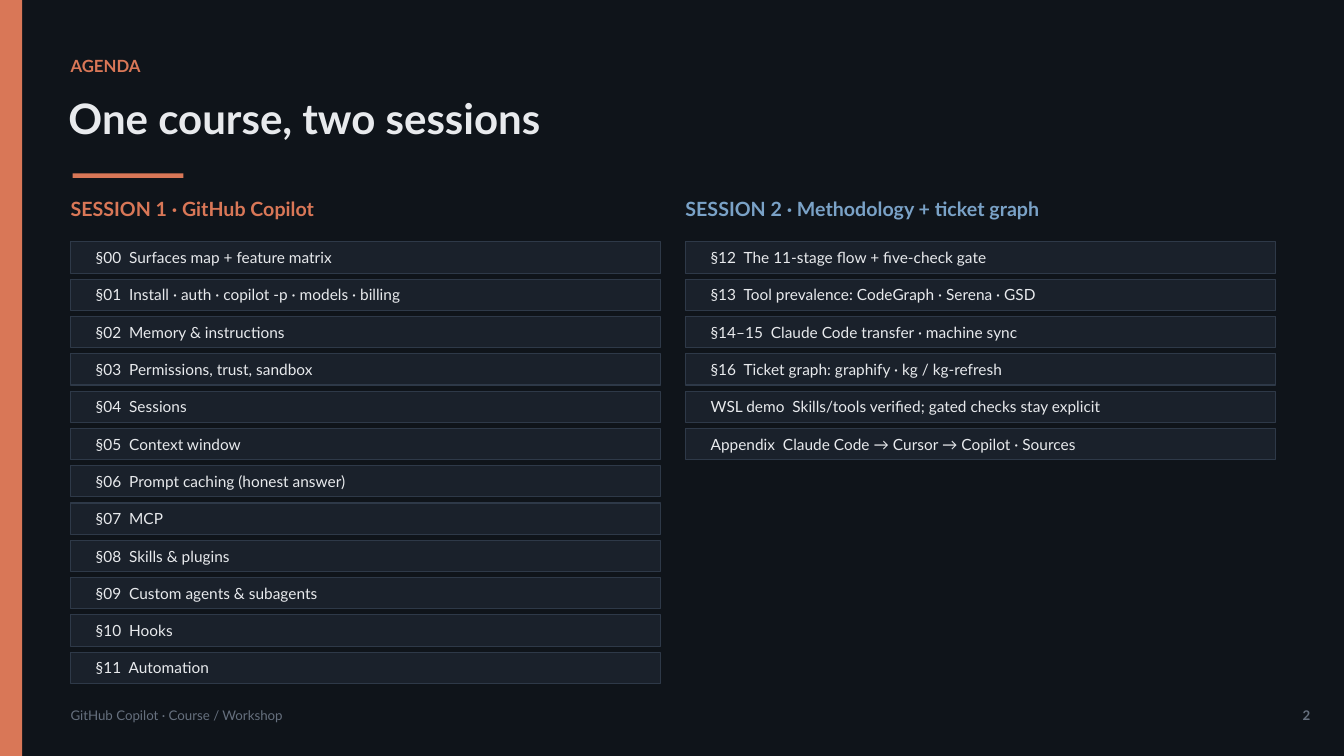
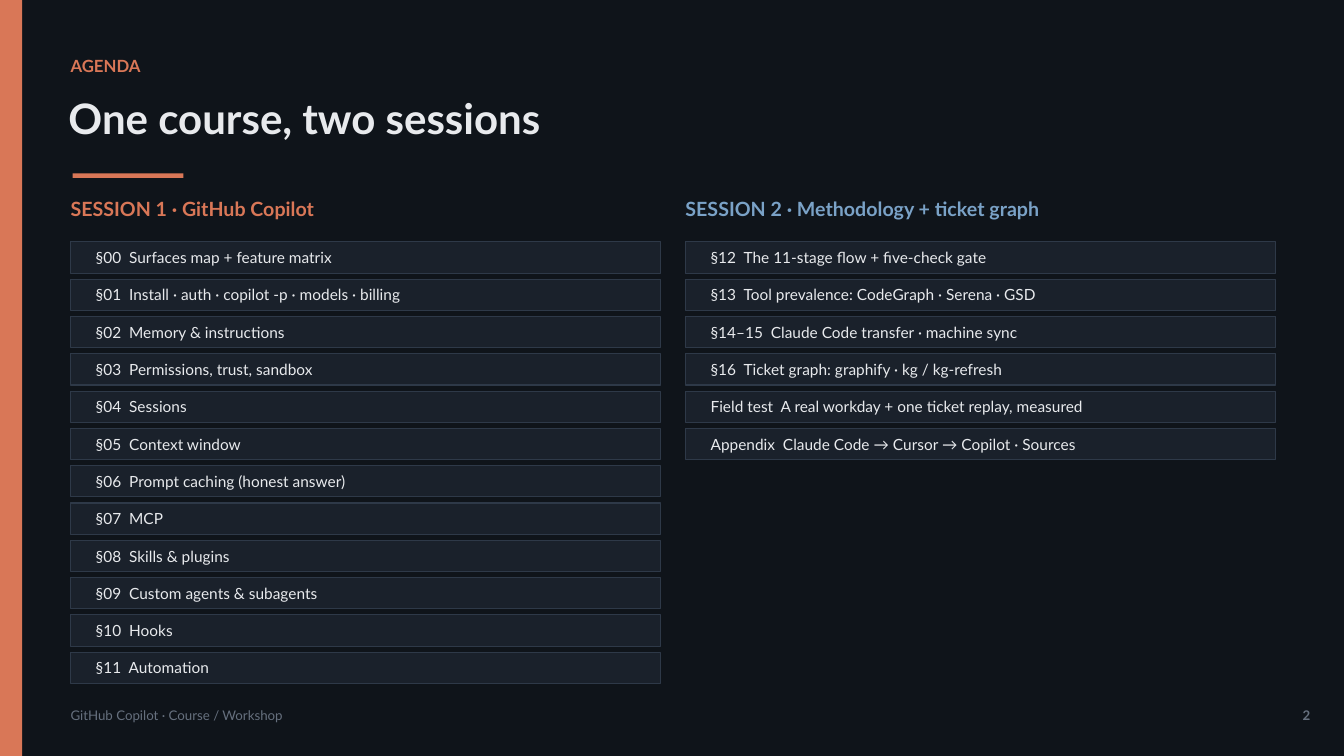
Before and after one commit to olonok69/copilot_code_ml_engineer, a slide deck: slide 2 of presentation/Copilot_Presentation.pptx. Drawn at 1344x756 pixels with LibreOffice and Linux fonts; fonts in the diff are those of the drawing. Boxes give left, top, right and bottom in pixels: in the first picture for what was removed or moved away, otherwise in the second. Text is boxed around its words. In the diff, an @@ line names an element or a change of style, - is before the commit and + after.

```diff
--- a/presentation/Copilot_Presentation.pptx
+++ b/presentation/Copilot_Presentation.pptx
@@ text at [711,400,1083,415]: text changed @@
-WSL demo Skills/tools verified; gated checks stay explicit
+Field test A real workday + one ticket replay, measured
```
Also in this commit, not shown: 4 other slides changed, 3 slides added, 1 slide removed, 7 other files.
